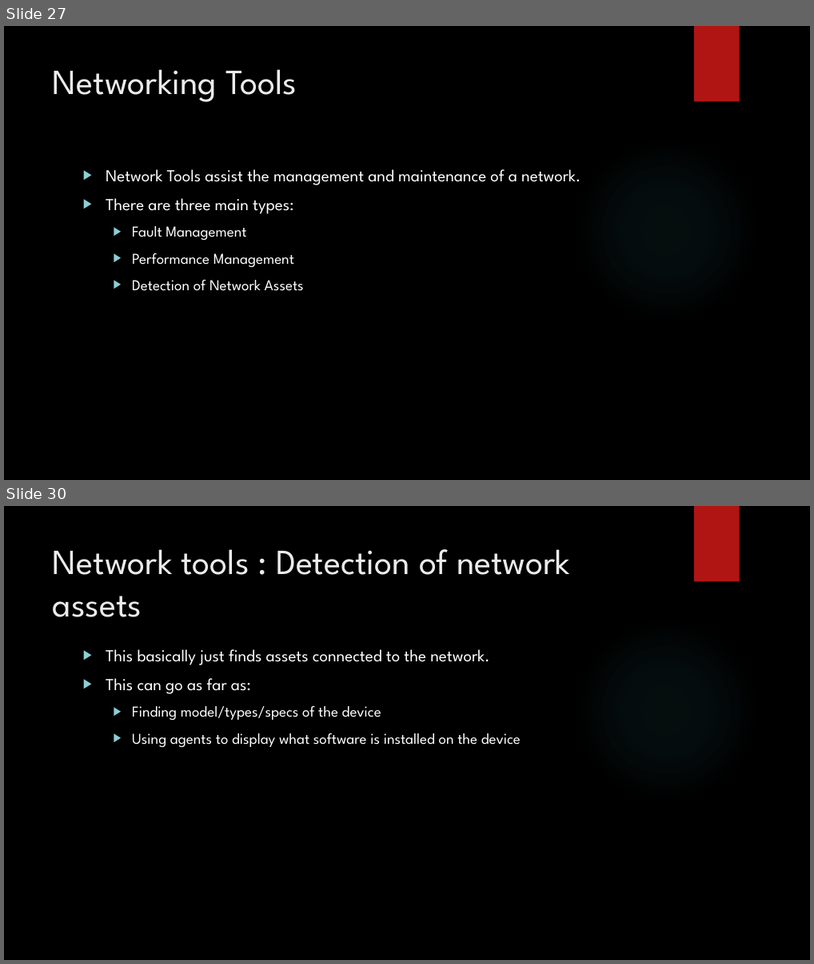
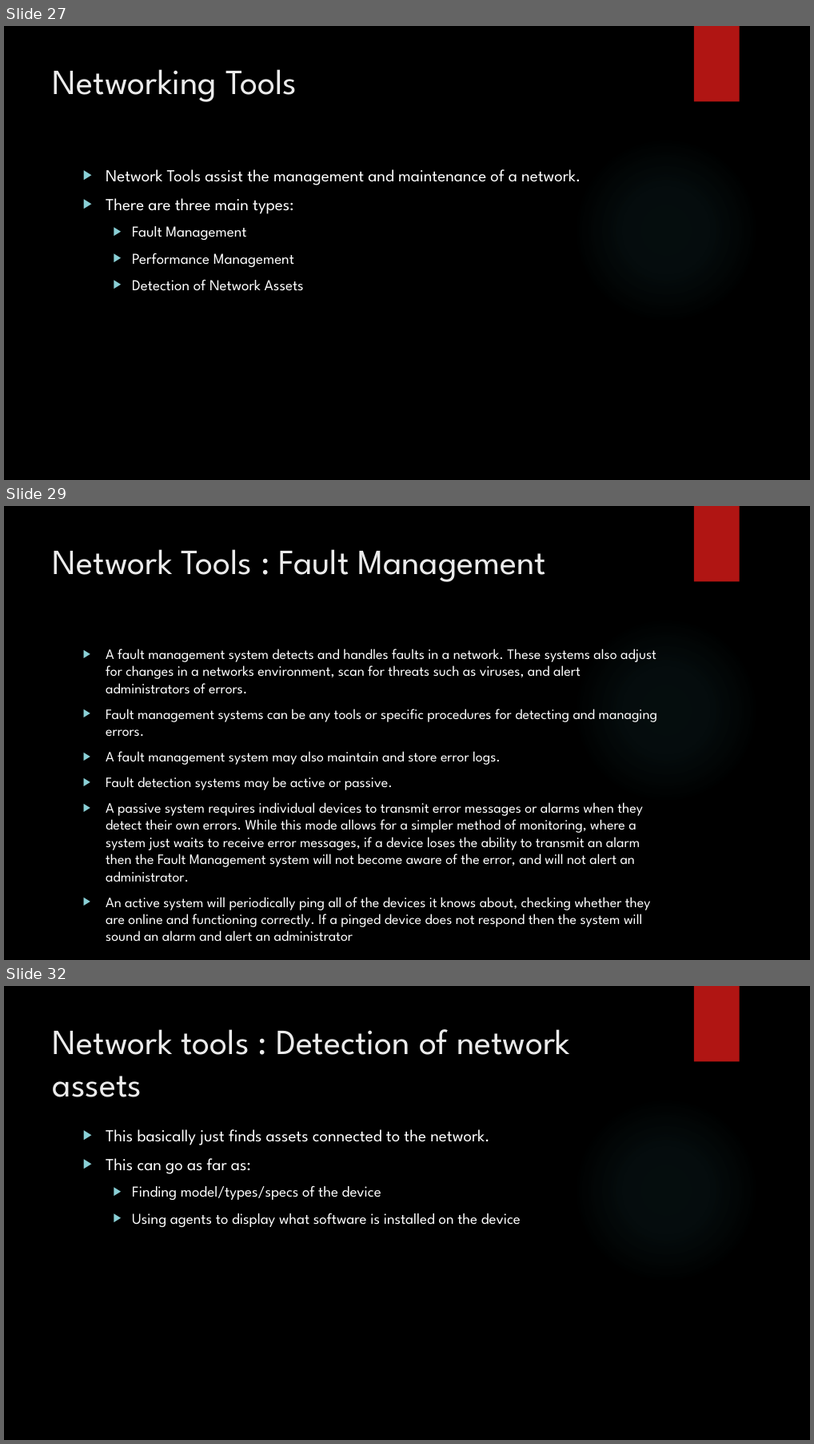
Before and after one commit to SimonLight001/College, a slide deck: Unit 5/Assignment 1/Unit 5 presentation for P1,2,3,M1.pptx. Shown one above the other, each under a label of ours: slides 27 and 30 before the commit, slides 27, 29 and 32 after it; the slides between them are not shown. The pictures are 814x964 and 814x1444 pixels, drawn with LibreOffice and Linux fonts; fonts in the diff are those of the drawing; background and template pictures are left out. Boxes give left, top, right and bottom in pixels: in the first picture for what was removed or moved away, otherwise in the second. Text is boxed around its words. In the diff, an @@ line names an element or a change of style, - is before the commit and + after.

```diff
--- a/Unit 5/Assignment 1/Unit 5 presentation for P1,2,3,M1.pptx
+++ b/Unit 5/Assignment 1/Unit 5 presentation for P1,2,3,M1.pptx
@@ slide 29 added at box(4, 506, 810, 960), background picture (left out); not listed: 2 template elements that a slide beside it also shows @@
@@ title added at box(53, 549, 546, 582), 42 pt, text #EBEBEB @@
+Network Tools : Fault Management
@@ text added at box(106, 648, 658, 927), 17 pt, text #FFFFFF @@
+▶ A fault management system detects and handles faults in a network. These systems also adjust for changes in a networks environment, scan for threats such as viruses, and alert administrators of errors.
+▶ Fault management systems can be any tools or specific procedures for detecting and managing errors.
+▶ A fault management system may also maintain and store error logs.
+▶ Fault detection systems may be active or passive.
+▶ A passive system requires individual devices to transmit error messages or alarms when they detect their own errors. While this mode allows for a simpler method of monitoring, where a system just waits to receive error messages, if a device loses the ability to transmit an alarm then the Fault Management system will not become aware of the error, and will not alert an administrator.
+▶ An active system will periodically ping all of the devices it knows about, checking whether they are online and functioning correctly. If a pinged device does not respond then the system will sound an alarm and alert an administrator
@@ what was slide 30 is now slide 32 @@
```
Also in this commit, not shown: 3 slides changed, 10 other slides added, 5 slides removed, 21 other files.
